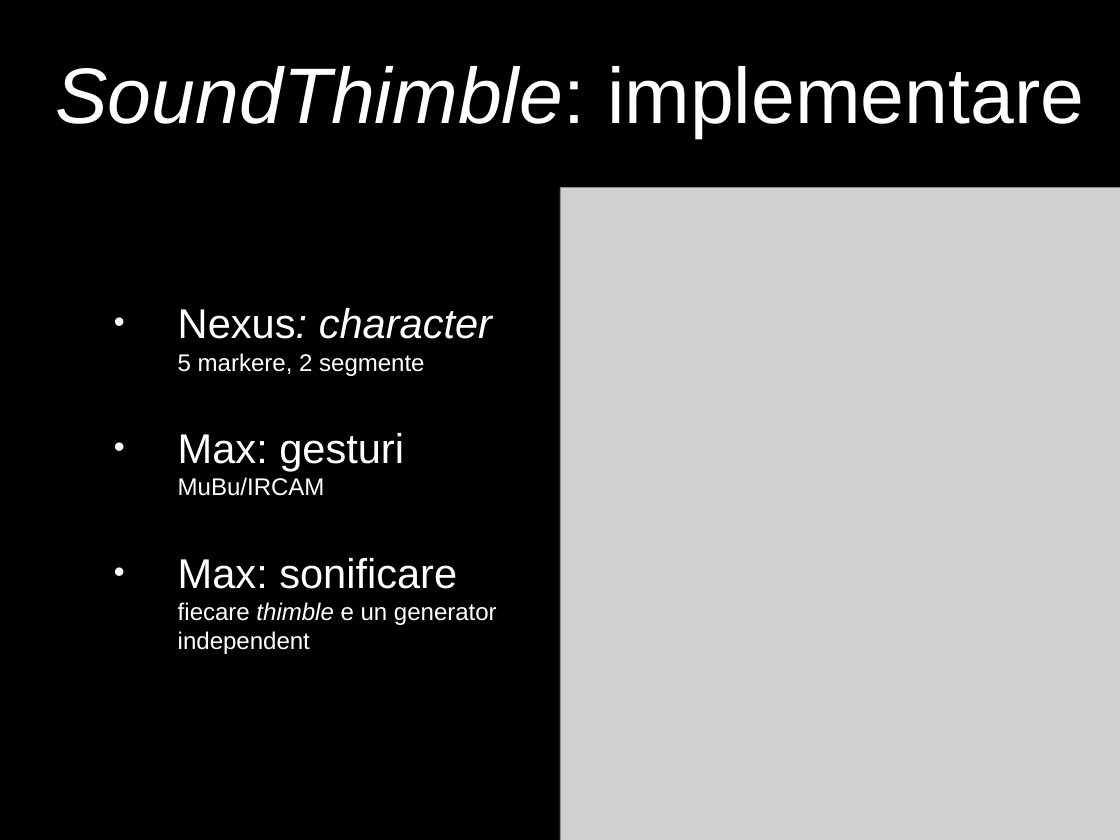
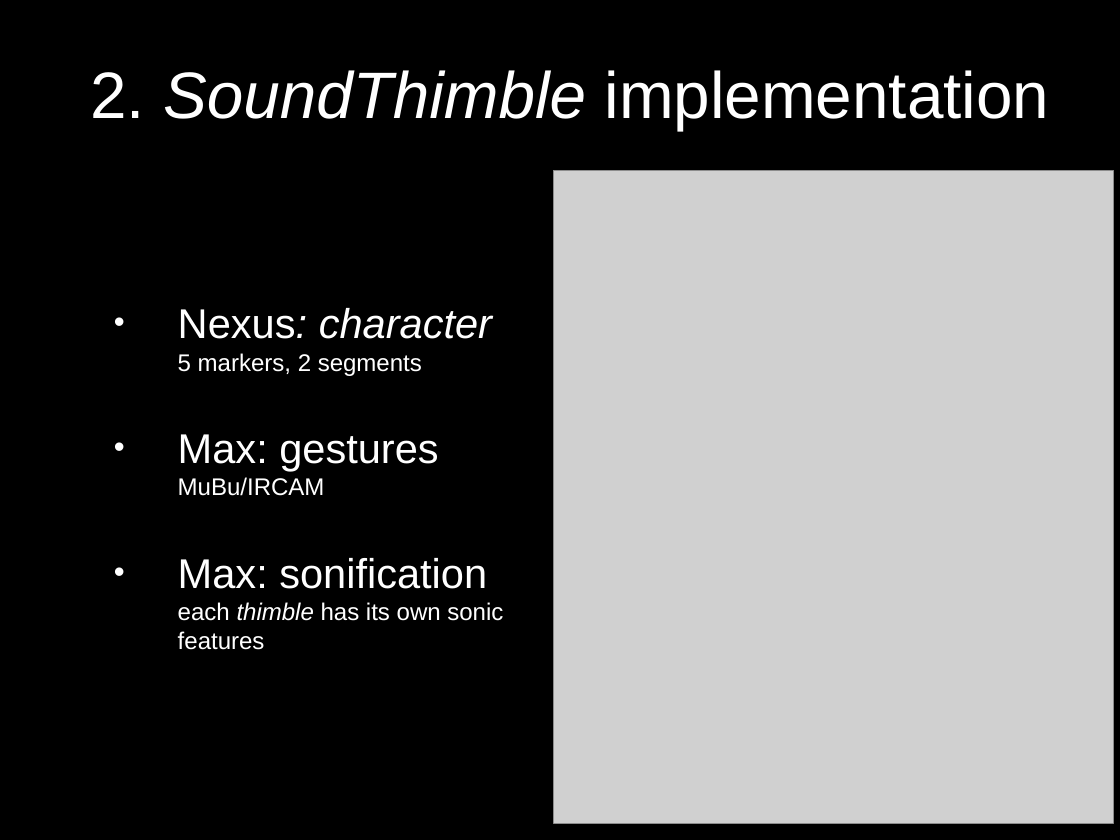
Before and after one commit to RVirmoors/viconOSC, a slide deck: slide 7 of _am/_ppt/amostly-grig.pptx. Drawn at 1120x840 pixels with LibreOffice and Linux fonts; fonts in the diff are those of the drawing; grey boxes stand for pictures. Boxes give left, top, right and bottom in pixels: in the first picture for what was removed or moved away, otherwise in the second. Text is boxed around its words. In the diff, an @@ line names an element or a change of style, - is before the commit and + after.

Commit message:
AM ppt done

```diff
--- a/_am/_ppt/amostly-grig.pptx
+++ b/_am/_ppt/amostly-grig.pptx
@@ title at box(90, 70, 1049, 130): text changed; size 72 to 60 pt @@
-SoundThimble: implementare
+2. SoundThimble implementation
@@ picture: place and size @@
-picture at box(560, 187, 1120, 840)
+picture at box(554, 171, 1114, 823)
@@ text at box(178, 308, 503, 650): text changed @@
-• Nexus: character 5 markere, 2 segmente
-• Max: gesturi MuBu/IRCAM
-• Max: sonificare fiecare thimble e un generator independent
+• Nexus: character 5 markers, 2 segments
+• Max: gestures MuBu/IRCAM
+• Max: sonification each thimble has its own sonic features
```
Also in this commit, not shown: 7 other slides changed, 8 slides added, 7 slides removed, 1 other file.
